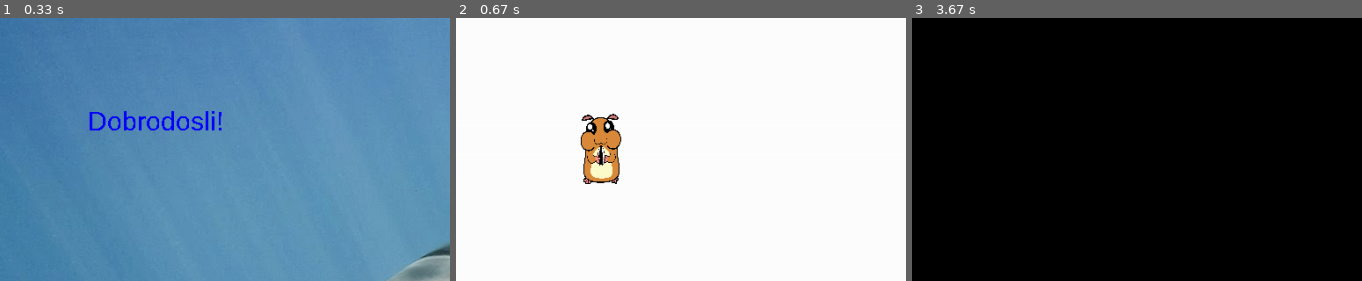
Above: before the commit, frames 1-3 (left to right).
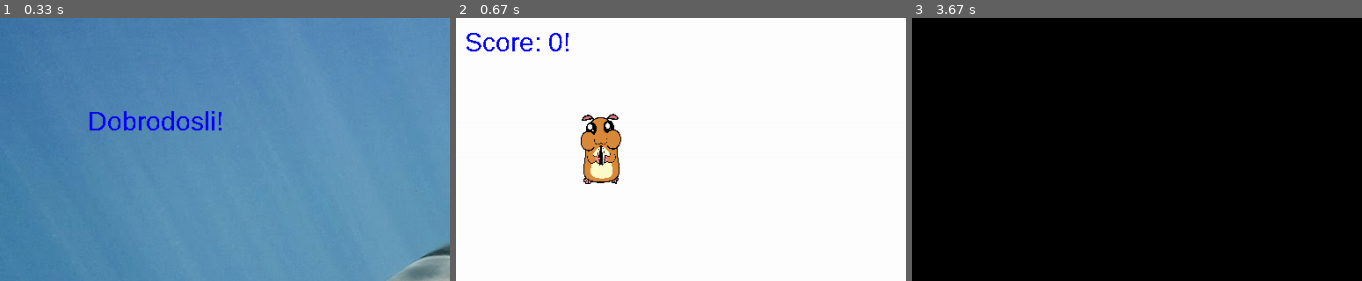
Above: after the commit, the same moments.

Repository: Levara/pygame-hamster
Game: pygame game, started from hamster.py
The game is run twice, just before and just after one commit, with the same random seed, the same clock (stepped at 60 frames per second) and the same inputs.
Inputs:
- Up to frame 1 (0.33 s): no input
- Up to frame 2 (0.67 s): tap Space at 0.33 s
- Up to frame 3 (3.67 s): no input
The pictures show only the part of the screen within x 0-50%, y 0-50%; the shares and areas given below are measured in that part.

Frame 1 is identical in both runs. In frame 2, 0.6% of the frame differs, in the area x 2-26%, y 5-13%; in frame 3, nothing differs.

Commit message:
Dodaj score

Diff:
--- a/hamster.py
+++ b/hamster.py
@@ -47,6 +47,9 @@
 hit  = False
 hamster_time  = 3000
 hamster_x, hamster_y = 100, 100
+
+score = 0
+
 while not done:
     #event petlja
     for event in pygame.event.get():
@@ -72,6 +75,7 @@
             hamster_x = random.randint(20, WIDTH)
             hamster_y = random.randint(20, HEIGHT)
             hit = False
+            score += 1
 
         if hamster_time < 0 :
             game_state = "game_over"
@@ -79,6 +83,10 @@
         screen.fill(WHITE)
         hamster_pos = screen.blit(hamster, \
                 (hamster_x, hamster_y))
+        score_text = \
+                myfont.render("Score: %d!"%score, \
+                False, BLUE)
+        screen.blit(score_text, (10, 10) )
 
         hamster_time = hamster_time - clock.get_time()
     elif game_state == "game_over":
